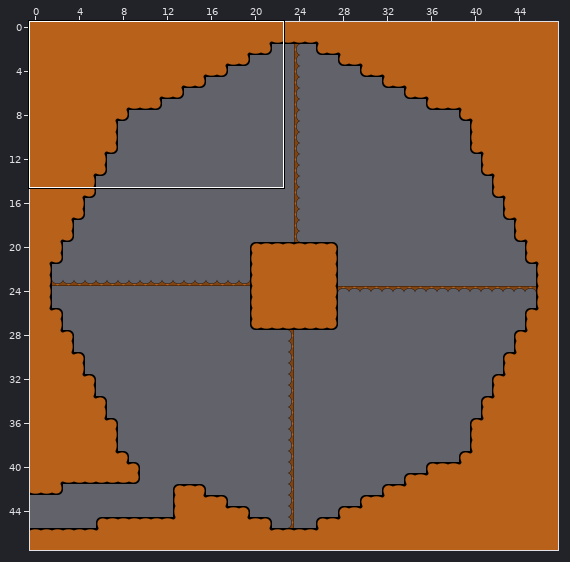
Two states of a Tiled map, Resources/room2-01.tmx. Above: a wide view before the commit, with the close-up outlined.
Close-up. The starting point:
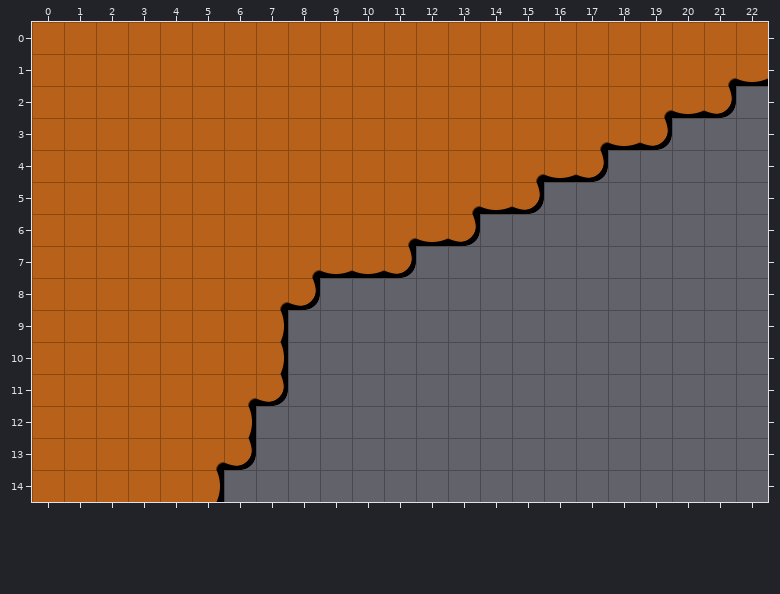
Cells are 32x32 px. Shown: x 0..22, y 0..14.
And afterwards:
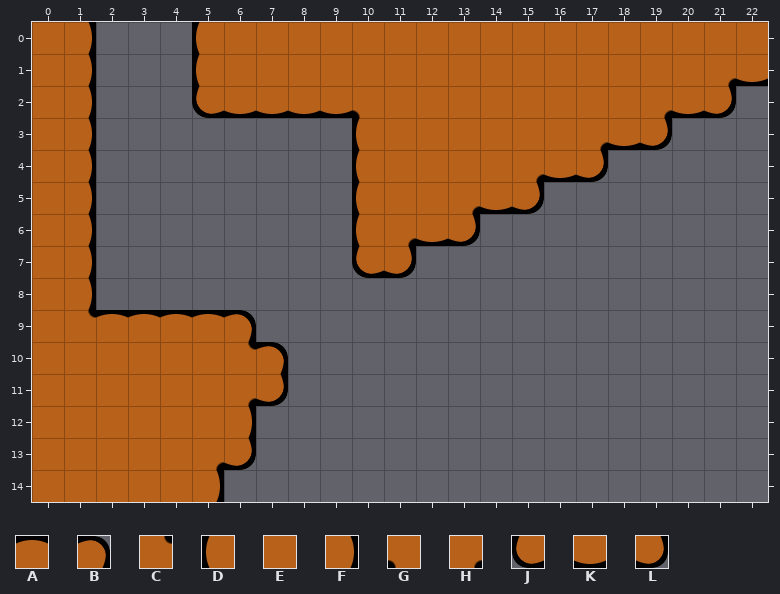
Key: from "tilemap2": A 1, B 2, C 4, D 5, E 6, F 7, G 8, H 9, J 10, K 11, L 12.
_ is an empty cell.
Tiles replaced or removed in this view: E, F, H, K, L.
Diff:
Changed rows in their new state; . is an unchanged cell.
Layer "main-layer":
first column x 1:
 0 F___D.....
 1 F___D.....
 2 F___JKKKKG
 3 F________D
 4 F________D
 5 F________D
 6 F________D
 7 F________J
 8 F_______..
 9 CAAAAB_...
10 .....CB...
Where, in picture pixels (left, top, right, bottom), the same in both close-ups:
changed: (88, 22, 371, 361)
